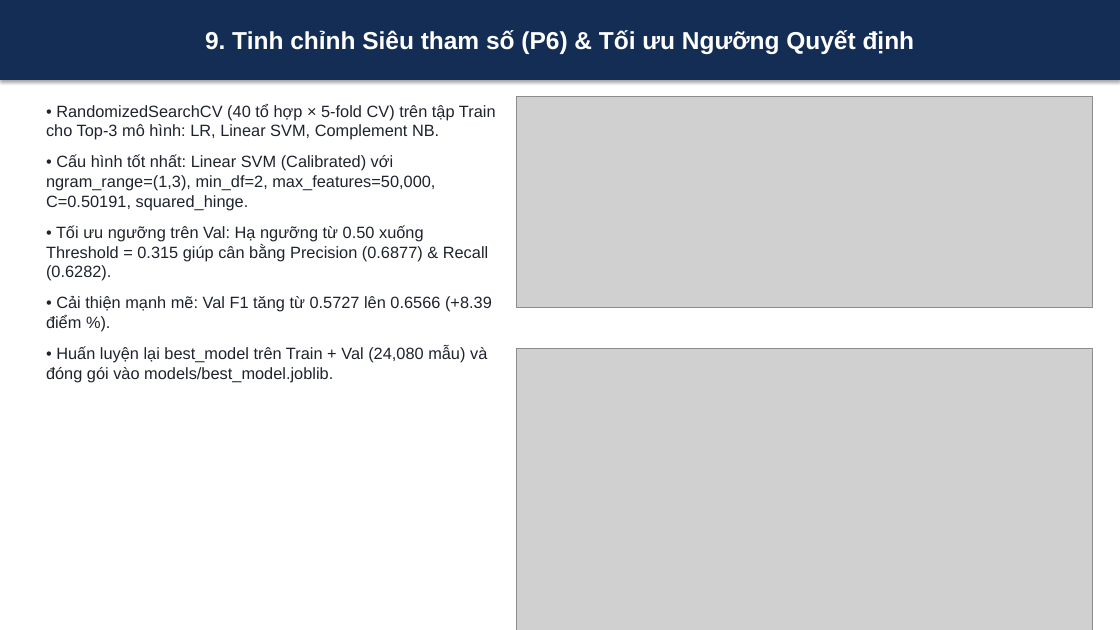
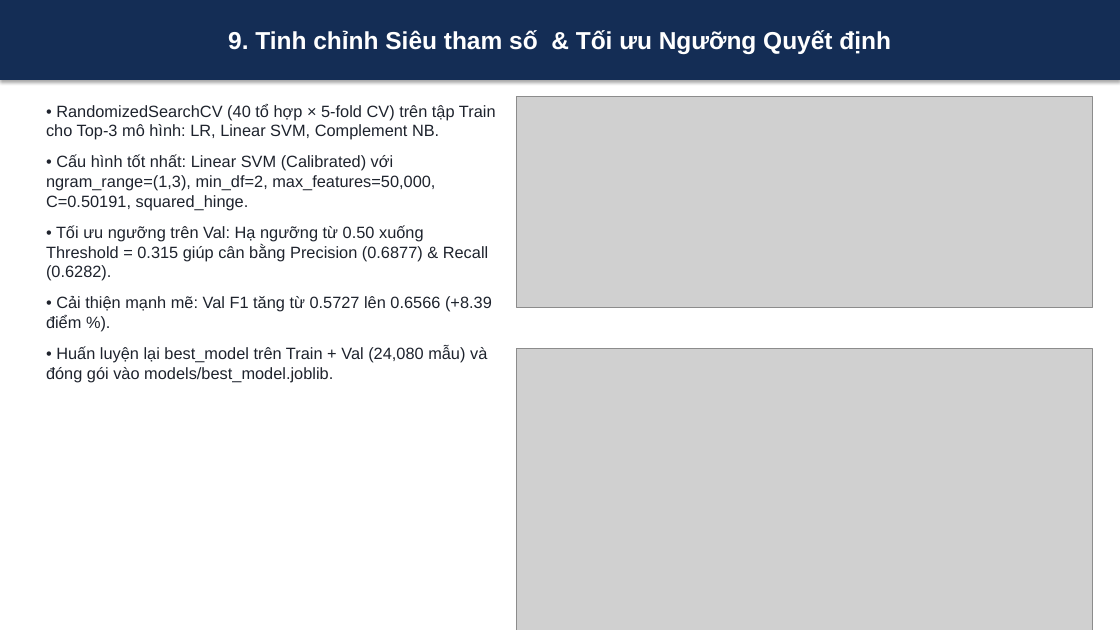
Before and after one commit to devtitcun888/duan-tweet-hate, a slide deck: slide 9 of reports/slides.pptx. Drawn at 1120x630 pixels with LibreOffice and Linux fonts; fonts in the diff are those of the drawing; grey boxes stand for pictures. Boxes give left, top, right and bottom in pixels: in the first picture for what was removed or moved away, otherwise in the second. Text is boxed around its words. In the diff, an @@ line names an element or a change of style, - is before the commit and + after.

```diff
--- a/reports/slides.pptx
+++ b/reports/slides.pptx
@@ text in rectangle at (228,30,891,54): text changed @@
-9. Tinh chỉnh Siêu tham số (P6) & Tối ưu Ngưỡng Quyết định
+9. Tinh chỉnh Siêu tham số & Tối ưu Ngưỡng Quyết định
```
Also in this commit, not shown: 7 other slides changed, 26 other files.
